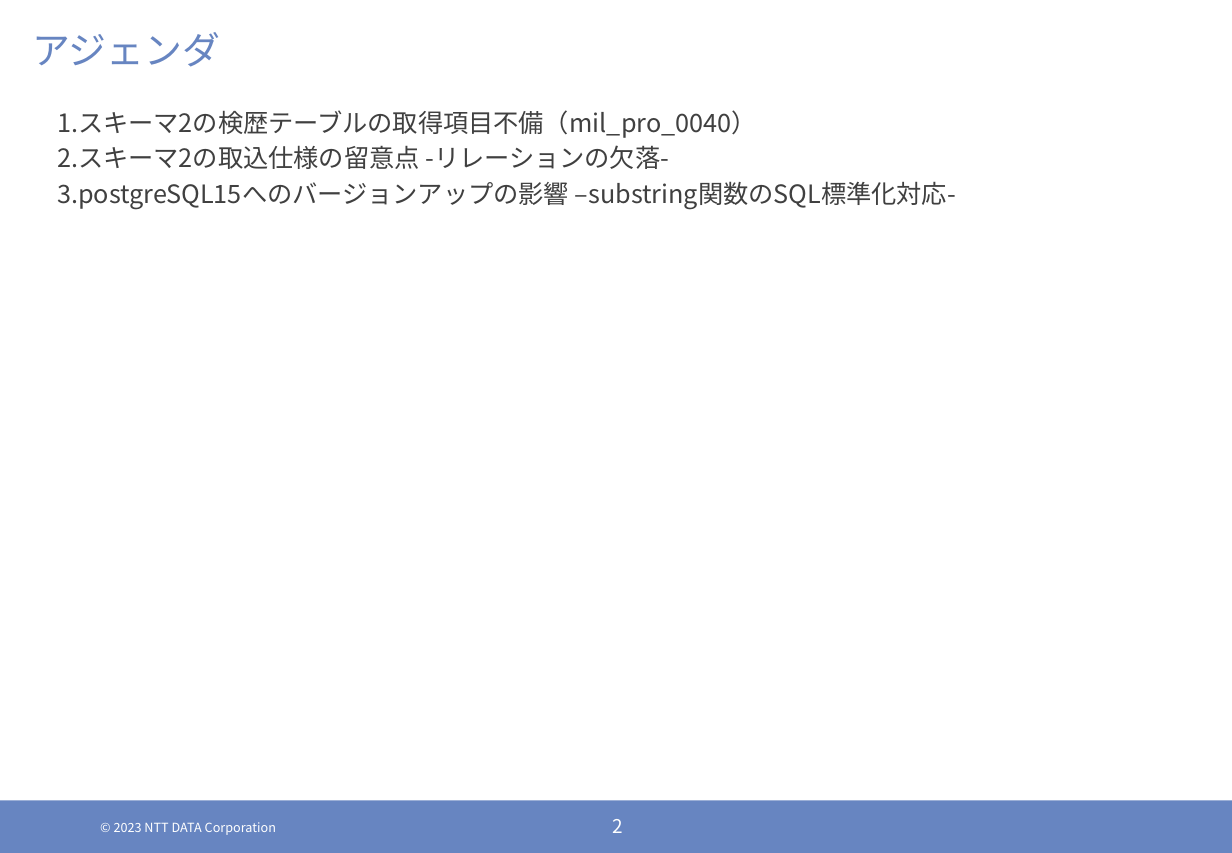
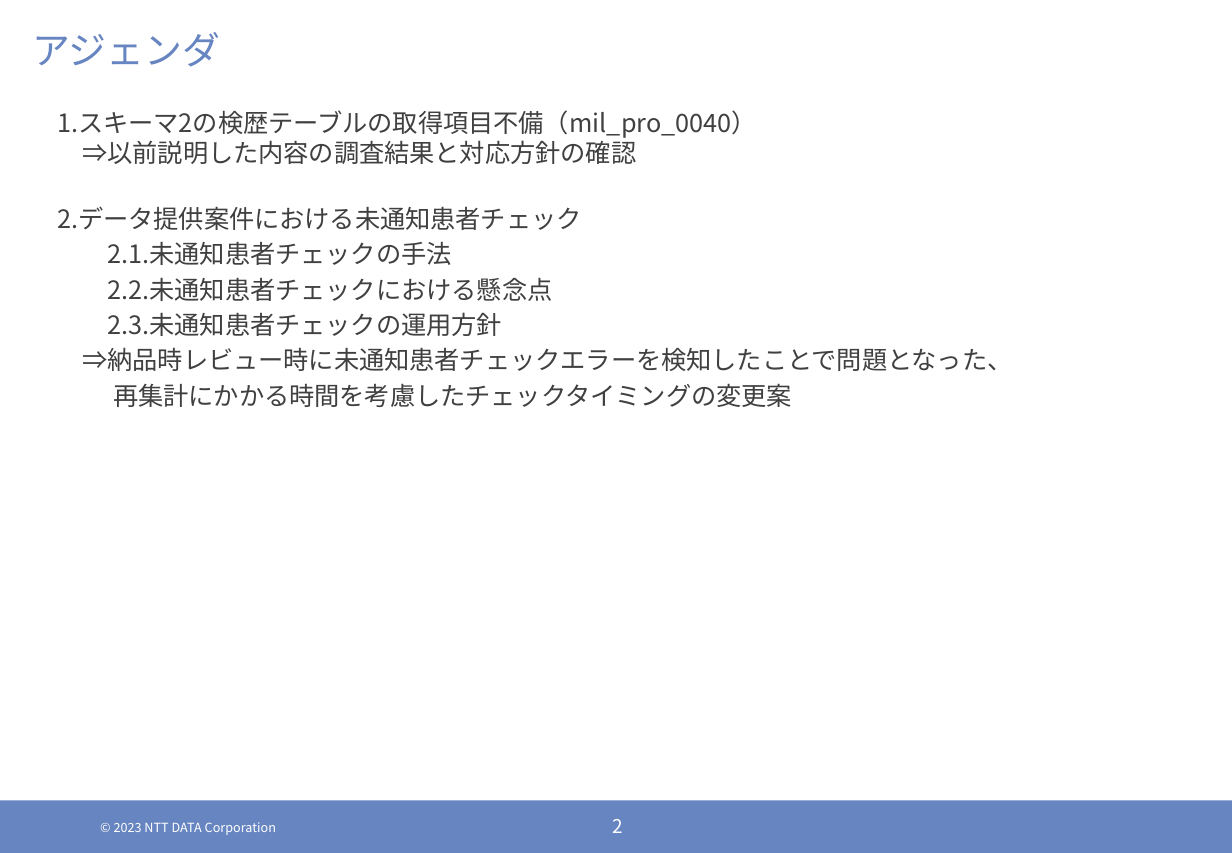
Before and after one commit to kazuyuki-ogata/calapp, a slide deck: slide 2 of 案件改善WG資料.pptx. Drawn at 1232x853 pixels with LibreOffice and Linux fonts; fonts in the diff are those of the drawing; background and template pictures are left out. Boxes give left, top, right and bottom in pixels: in the first picture for what was removed or moved away, otherwise in the second. Text is boxed around its words. In the diff, an @@ line names an element or a change of style, - is before the commit and + after.

```diff
--- a/案件改善WG資料.pptx
+++ b/案件改善WG資料.pptx
@@ text at [57, 110, 1012, 407]: text changed @@
-1.スキーマ2の検歴テーブルの取得項目不備（mil_pro_0040）
-2.スキーマ2の取込仕様の留意点 -リレーションの欠落-
-3.postgreSQL15へのバージョンアップの影響 –substring関数のSQL標準化対応-
+1.スキーマ2の検歴テーブルの取得項目不備（mil_pro_0040）
+⇒以前説明した内容の調査結果と対応方針の確認
+2.データ提供案件における未通知患者チェック
+2.1.未通知患者チェックの手法
+2.2.未通知患者チェックにおける懸念点
+2.3.未通知患者チェックの運用方針
+⇒納品時レビュー時に未通知患者チェックエラーを検知したことで問題となった、
+再集計にかかる時間を考慮したチェックタイミングの変更案
```
Also in this commit, not shown: 2 other slides changed, 7 slides added, 4 slides removed, 1 other file.
